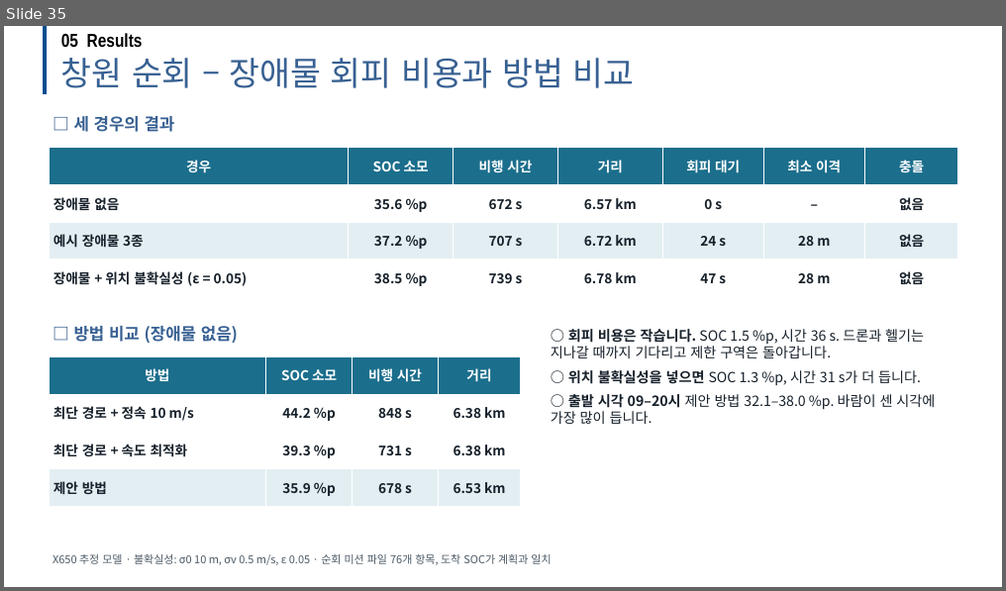
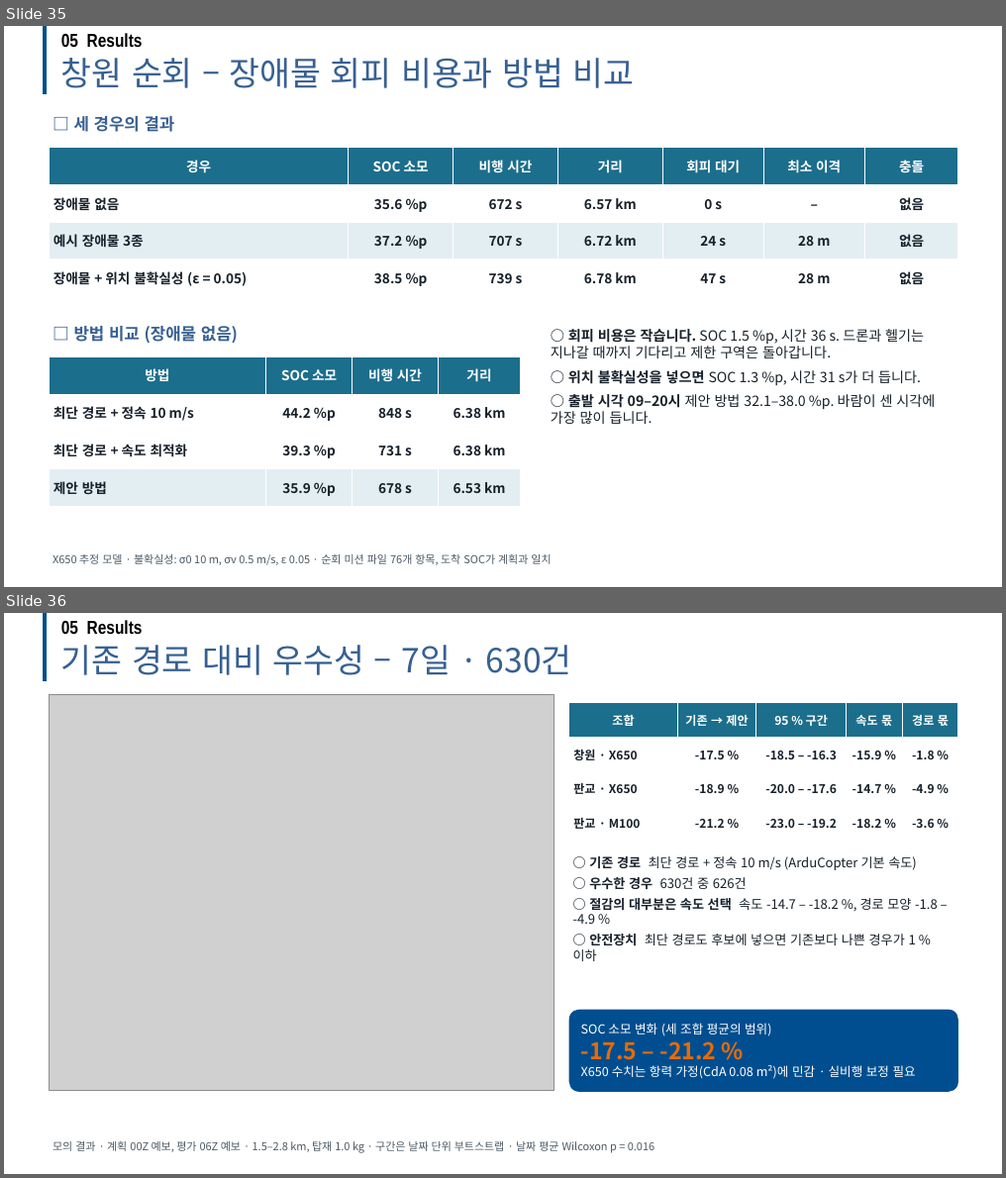
Before and after one commit to dnfl5345/Drone_path_opt, a slide deck: docs/drone_soc_academic_talk.pptx. Shown one above the other, each under a label of ours: slide 35 before the commit, slides 35 and 36 after it. The pictures are 1006x591 and 1006x1178 pixels, drawn with LibreOffice and Linux fonts; fonts in the diff are those of the drawing; grey boxes stand for pictures; background and template pictures are left out. Boxes give left, top, right and bottom in pixels: in the first picture for what was removed or moved away, otherwise in the second. Text is boxed around its words. In the diff, an @@ line names an element or a change of style, - is before the commit and + after.

```diff
--- a/docs/drone_soc_academic_talk.pptx
+++ b/docs/drone_soc_academic_talk.pptx
@@ slide 36 added at (4,613,1002,1174), background #FFFFFF @@
@@ line added from (45, 613) to (45, 682), #004E8F 3.5 pt @@
@@ text added at (61,620,143,634), 18 pt, text #000000, bold @@
+05 Results
@@ text added at (61,645,572,675), 32 pt, text #376092 @@
+기존 경로 대비 우수성 – 7일 · 630건
@@ picture added at (49,694,554,1090) @@
@@ table added at (569,703,958,841), 4 rows, 5 columns @@
+조합 | 기존 → 제안 | 95 % 구간 | 속도 몫 | 경로 몫
+창원 · X650 | -17.5 % | -18.5 – -16.3 | -15.9 % | -1.8 %
+판교 · X650 | -18.9 % | -20.0 – -17.6 | -14.7 % | -4.9 %
+판교 · M100 | -21.2 % | -23.0 – -19.2 | -18.2 % | -3.6 %
@@ text added at (573,857,938,961), 12.5 pt, text #16202A @@
+○ 기존 경로 최단 경로 + 정속 10 m/s (ArduCopter 기본 속도)
+○ 우수한 경우 630건 중 626건
+○ 절감의 대부분은 속도 선택 속도 -14.7 – -18.2 %, 경로 모양 -1.8 – -4.9 %
+○ 안전장치 최단 경로도 후보에 넣으면 기존보다 나쁜 경우가 1 % 이하
@@ rounded rectangle added at (569,1010,958,1092), fill #004E8F, 12 pt, text #FFFFFF @@
+SOC 소모 변화 (세 조합 평균의 범위)
+-17.5 – -21.2 %
+X650 수치는 항력 가정(CdA 0.08 m²)에 민감 · 실비행 보정 필요
@@ text added at (53,1142,654,1154), 10.5 pt, text #4C5A66 @@
+모의 결과 · 계획 00Z 예보, 평가 06Z 예보 · 1.5–2.8 km, 탑재 1.0 kg · 구간은 날짜 단위 부트스트랩 · 날짜 평균 Wilcoxon p = 0.016
```
Also in this commit, not shown: 2 slides changed, 1 other slide added, 6 other files.
